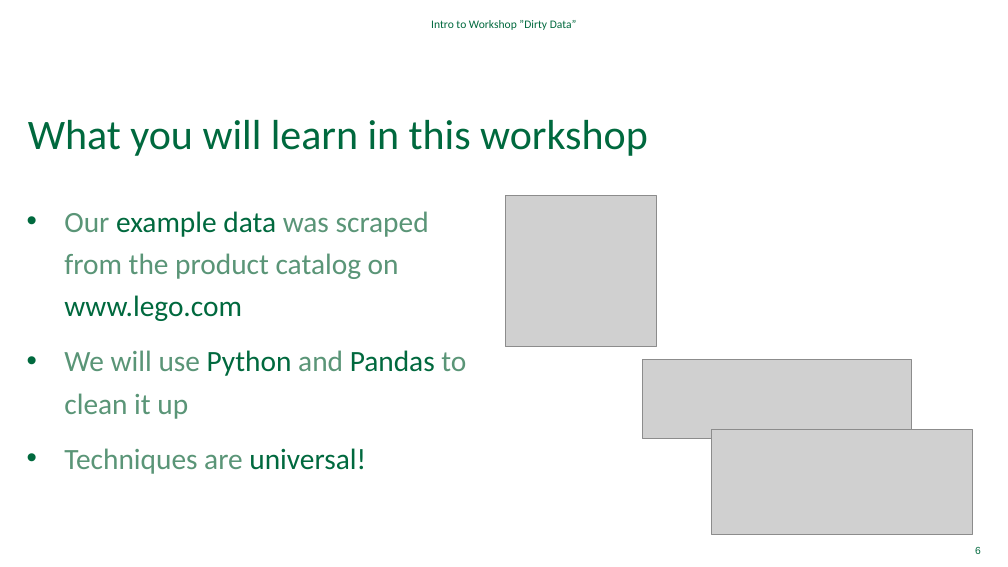
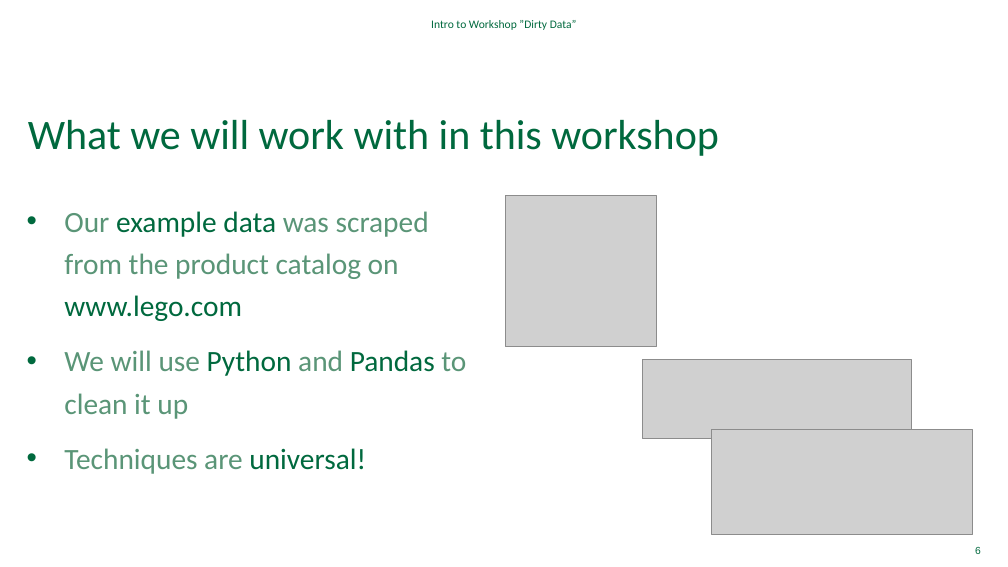
Before and after one commit to Dartmouth-Libraries/dirty-data, a slide deck: slide 6 of Intro/Dirty-Data-Intro.pptx. Drawn at 1008x567 pixels with LibreOffice and Linux fonts; fonts in the diff are those of the drawing; grey boxes stand for pictures; background and template pictures are left out. Boxes give left, top, right and bottom in pixels: in the first picture for what was removed or moved away, otherwise in the second. Text is boxed around its words. In the diff, an @@ line names an element or a change of style, - is before the commit and + after.

Commit message:
updates intro presentation

```diff
--- a/Intro/Dirty-Data-Intro.pptx
+++ b/Intro/Dirty-Data-Intro.pptx
@@ title at box(28, 120, 719, 156): text changed @@
-What you will learn in this workshop
+What we will work with in this workshop
```
